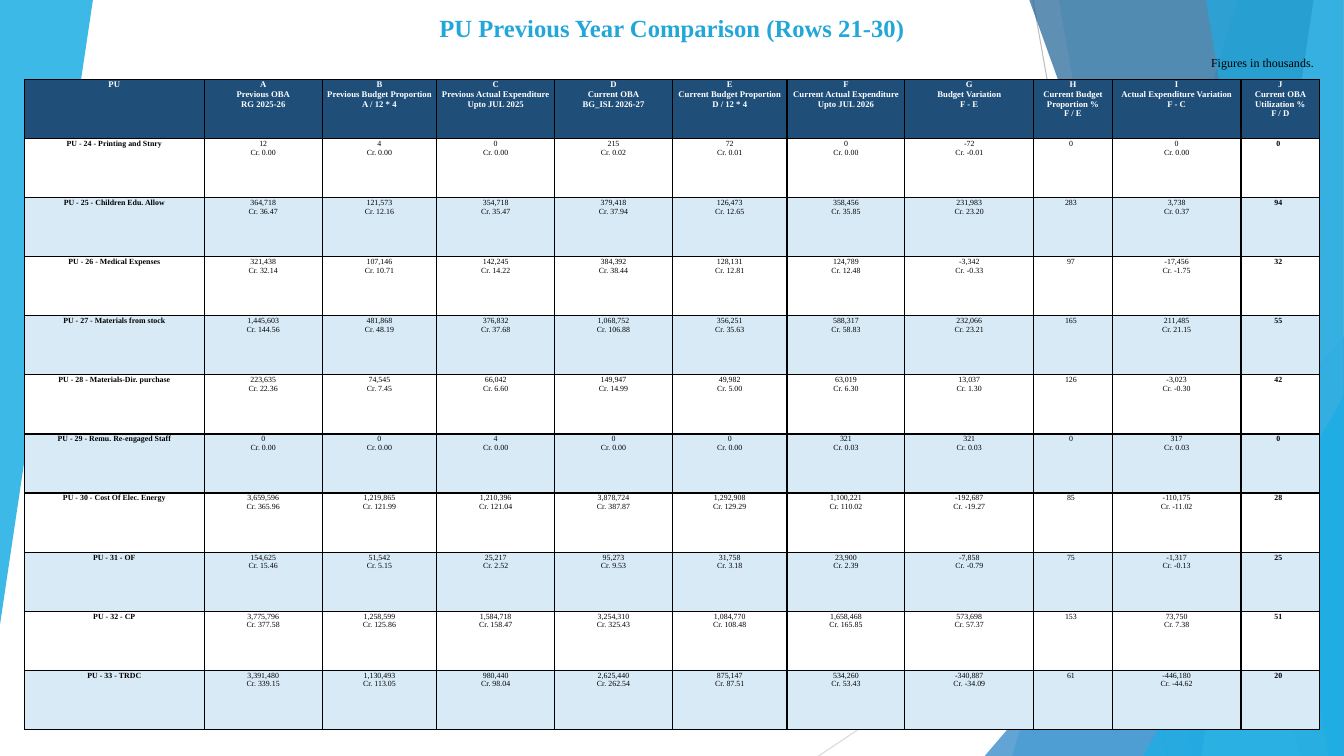
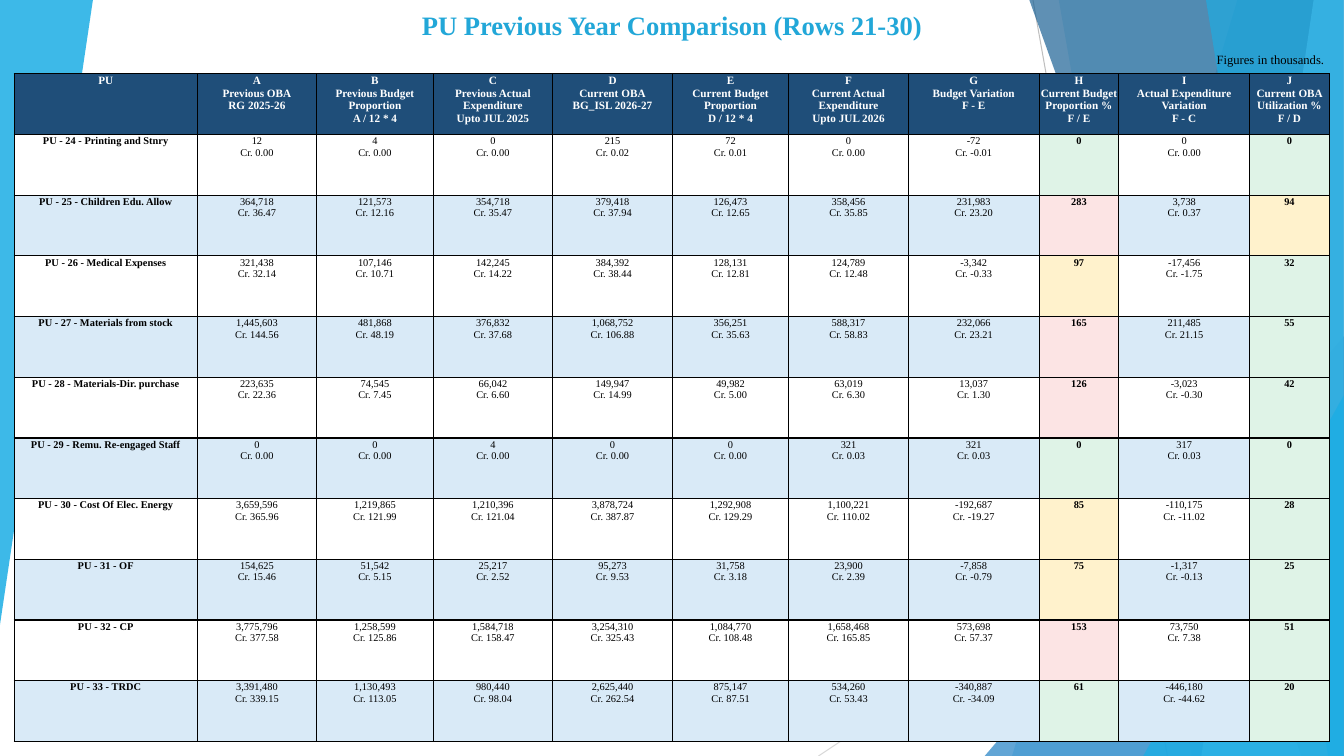
Before and after one commit to girishtiwari007/MB-BUDGET, a slide deck: slide 9 of exports/Moradabad_Division_Current_Year_Budget_Analysis.pptx. Drawn at 1344x756 pixels with LibreOffice and Linux fonts; fonts in the diff are those of the drawing. Boxes give left, top, right and bottom in pixels: in the first picture for what was removed or moved away, otherwise in the second. Text is boxed around its words. In the diff, an @@ line names an element or a change of style, - is before the commit and + after.

```diff
--- a/exports/Moradabad_Division_Current_Year_Budget_Analysis.pptx
+++ b/exports/Moradabad_Division_Current_Year_Budget_Analysis.pptx
@@ text "PU Previous Year Comparison (Rows ...": place and size @@
-text "PU Previous Year Comparison (Rows ..." at (439,20,904,42)
+text "PU Previous Year Comparison (Rows ..." at (422,16,922,41)
@@ text "PU Previous Year Comparison (Rows ..." at (422,16,922,41): size 17.6 to 19 pt @@
@@ text "Figures in thousands." at (1217,55,1325,67): size 8.6 to 9 pt @@
@@ table at (14,74,1330,742) @@
@@ fill #FFFFFF to #DFF3E7 in 6 cells @@
@@ fill #D9EAF7 to #FCE4E4 in 2 cells @@
@@ fill #D9EAF7 to #FFF2CC in 2 cells @@
@@ fill #FFFFFF to #FFF2CC in 2 cells @@
@@ fill #D9EAF7 to #DFF3E7 in 6 cells @@
@@ fill #FFFFFF to #FCE4E4 in 2 cells @@
@@ size 6.2 to 8 pt in "PU", "A Previous OBA RG 2025-26", "B Previous Budget Proportion A / 12 ...", "C Previous Actual Expenditure Upto JUL 2025" and 7 more places @@
@@ size 5.6 to 7.4 pt in "PU - 24 - Printing and Stnry", "12 Cr. 0.00", "4 Cr. 0.00", "0 Cr. 0.00" and 106 more places @@
@@ bold on in "0", "283", "97", "165" and 6 more places @@
@@ table: place and size @@
-table at (24,80,1322,730)
+table at (14,74,1330,742)
```
Also in this commit, not shown: 12 other slides changed, 5 other files.
